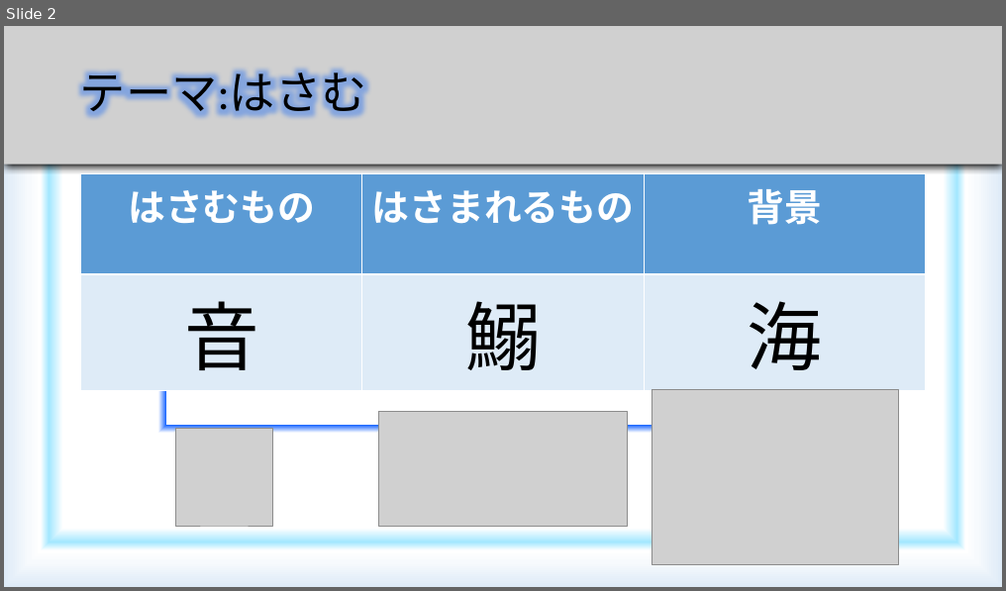
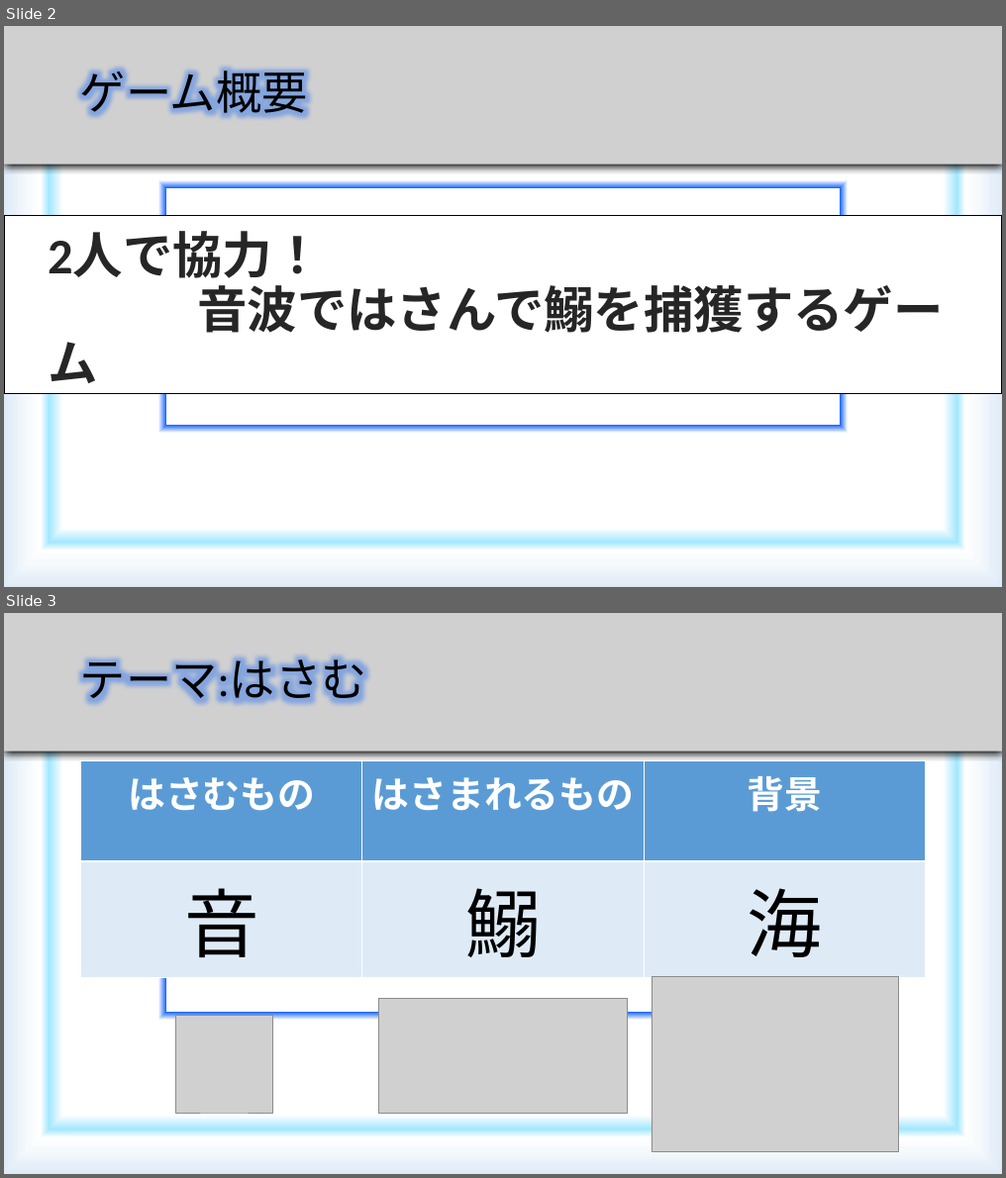
Before and after one commit to YasuhiroKawamoto/iwashi, a slide deck: 発表資料(鰯).pptx. Shown one above the other, each under a label of ours: slide 2 before the commit, slides 2 and 3 after it. The pictures are 1006x591 and 1006x1178 pixels, drawn with LibreOffice and Linux fonts; fonts in the diff are those of the drawing; grey boxes stand for pictures. Boxes give left, top, right and bottom in pixels: in the first picture for what was removed or moved away, otherwise in the second. Text is boxed around its words. In the diff, an @@ line names an element or a change of style, - is before the commit and + after.

```diff
--- a/発表資料(鰯).pptx
+++ b/発表資料(鰯).pptx
@@ slide 2 added at box(4, 26, 1002, 587), background gradient #A6E7FF to #FFFFFF to #1B67FF to #A3E7FF to #F7FAFD to #DEEBF7 @@
@@ picture added at box(4, 26, 1002, 165) @@
@@ text added at box(80, 63, 308, 121), 44 pt, text #000000 @@
+ゲーム概要
@@ rectangle added at box(4, 216, 1002, 394), fill #FFFFFF, outline #000000 1 pt @@
@@ title added at box(48, 233, 943, 394), 48 pt, text #262626, bold @@
+2人で協力！
+音波ではさんで鰯を捕獲するゲーム
@@ what was slide 2 is now slide 3 @@
```
Also in this commit, not shown: 4 slides changed, 2 other slides added, 4 other files.
